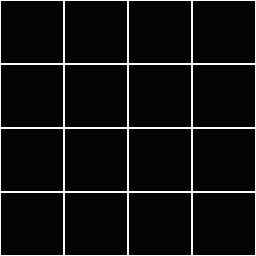
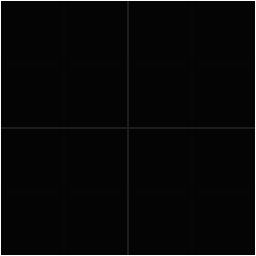
Layer changes from the first 256x256 image to the second:
added layer "Layer #1" (3%) above "Layer copy" over [1, 1, 255, 255]
added layer "Layer copy" (90%) above "Layer" over [1, 1, 255, 255]
"Layer": opacity 3% → 90%, painted on it over [1, 1, 255, 255]
